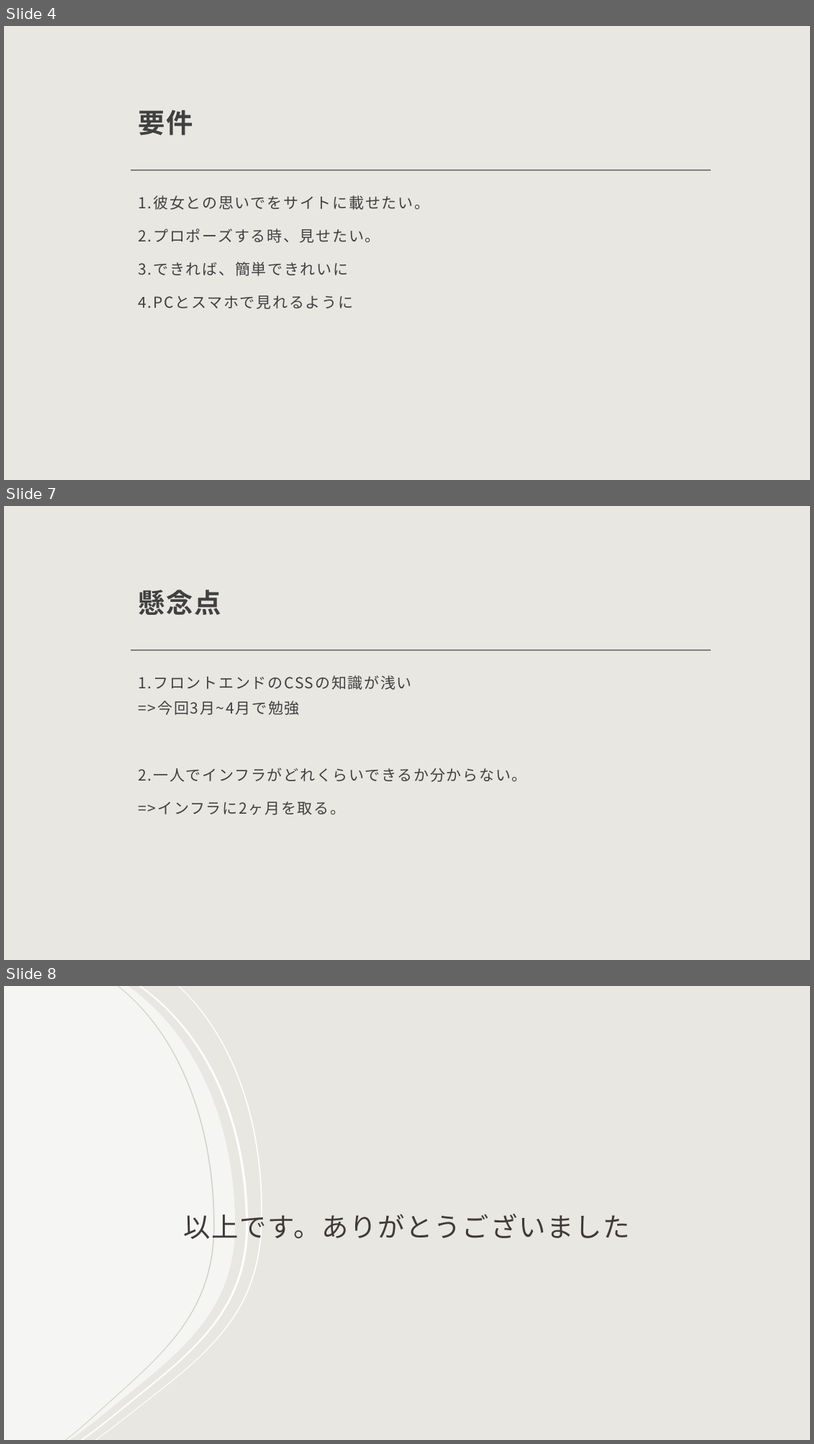
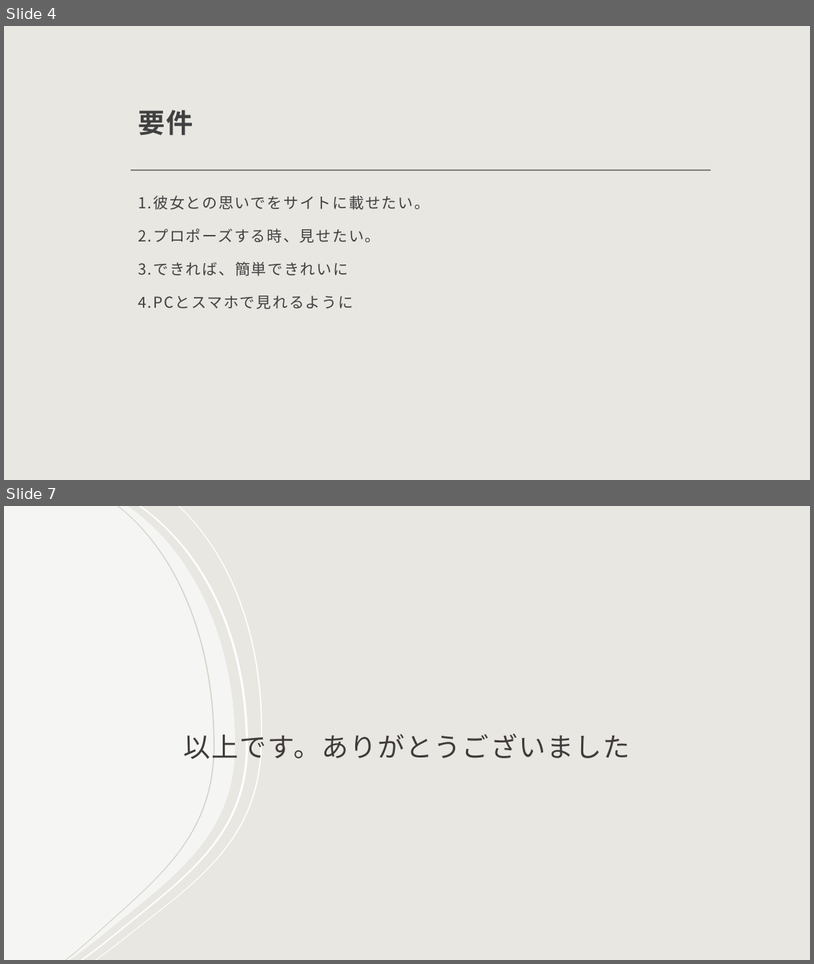
Before and after one commit to bittap/azusato, a slide deck: document/企画書.pptx. Shown one above the other, each under a label of ours: slides 4, 7 and 8 before the commit, slides 4 and 7 after it; the slides between them are not shown. The pictures are 814x1444 and 814x964 pixels, drawn with LibreOffice and Linux fonts; fonts in the diff are those of the drawing; background and template pictures are left out. Boxes give left, top, right and bottom in pixels: in the first picture for what was removed or moved away, otherwise in the second. Text is boxed around its words. In the diff, an @@ line names an element or a change of style, - is before the commit and + after.

```diff
--- a/document/企画書.pptx
+++ b/document/企画書.pptx
@@ slide 7 removed at box(4, 506, 810, 960), background #E8E7E2; not listed: 1 template element that a slide beside it also shows @@
@@ title removed at box(138, 590, 221, 615) @@
-懸念点
@@ text removed at box(138, 675, 527, 815) @@
-1.フロントエンドのCSSの知識が浅い
-=>今回3月~4月で勉強
-2.一人でインフラがどれくらいできるか分からない。
-=>インフラに2ヶ月を取る。
@@ what was slide 8 is now slide 7 @@
```
Also in this commit, not shown: 3 slides changed, 1 other file.
